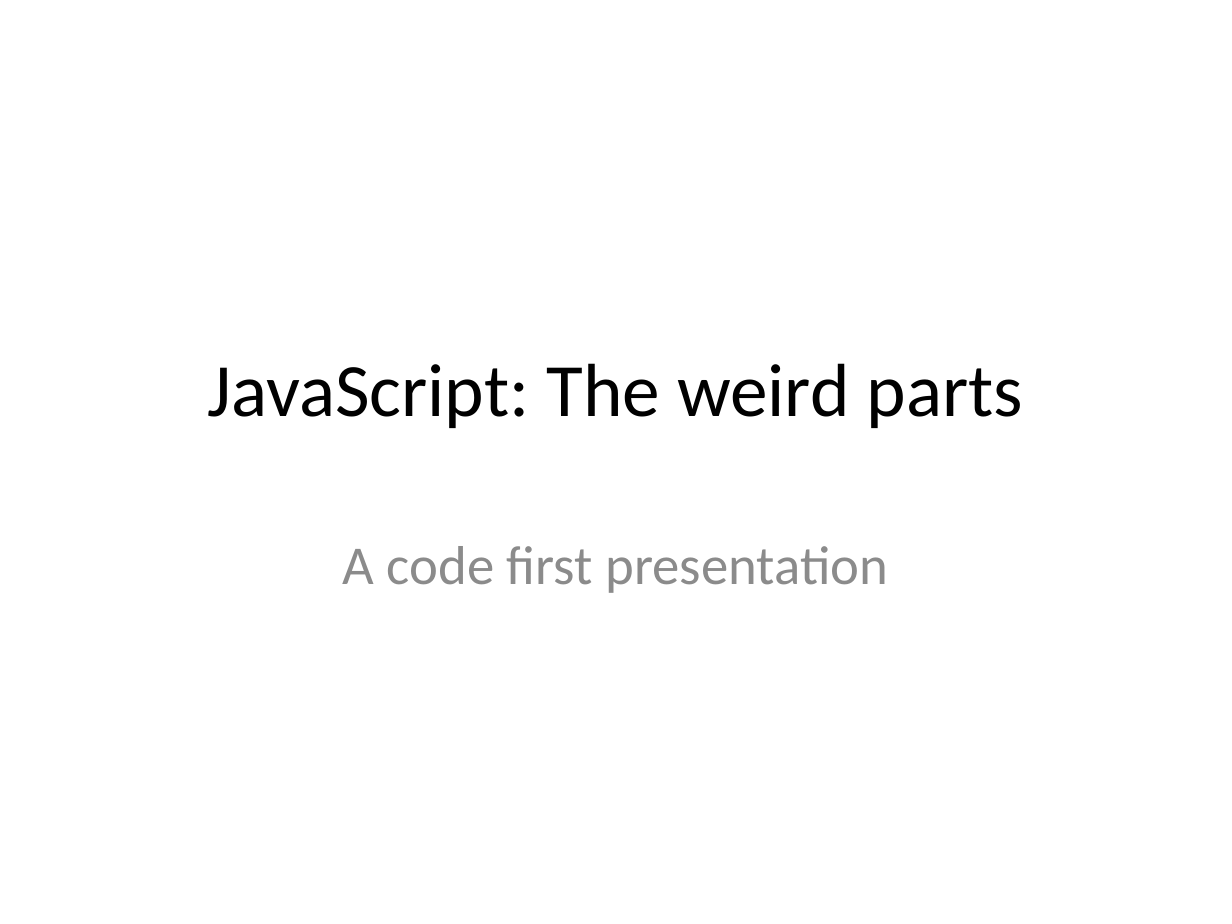
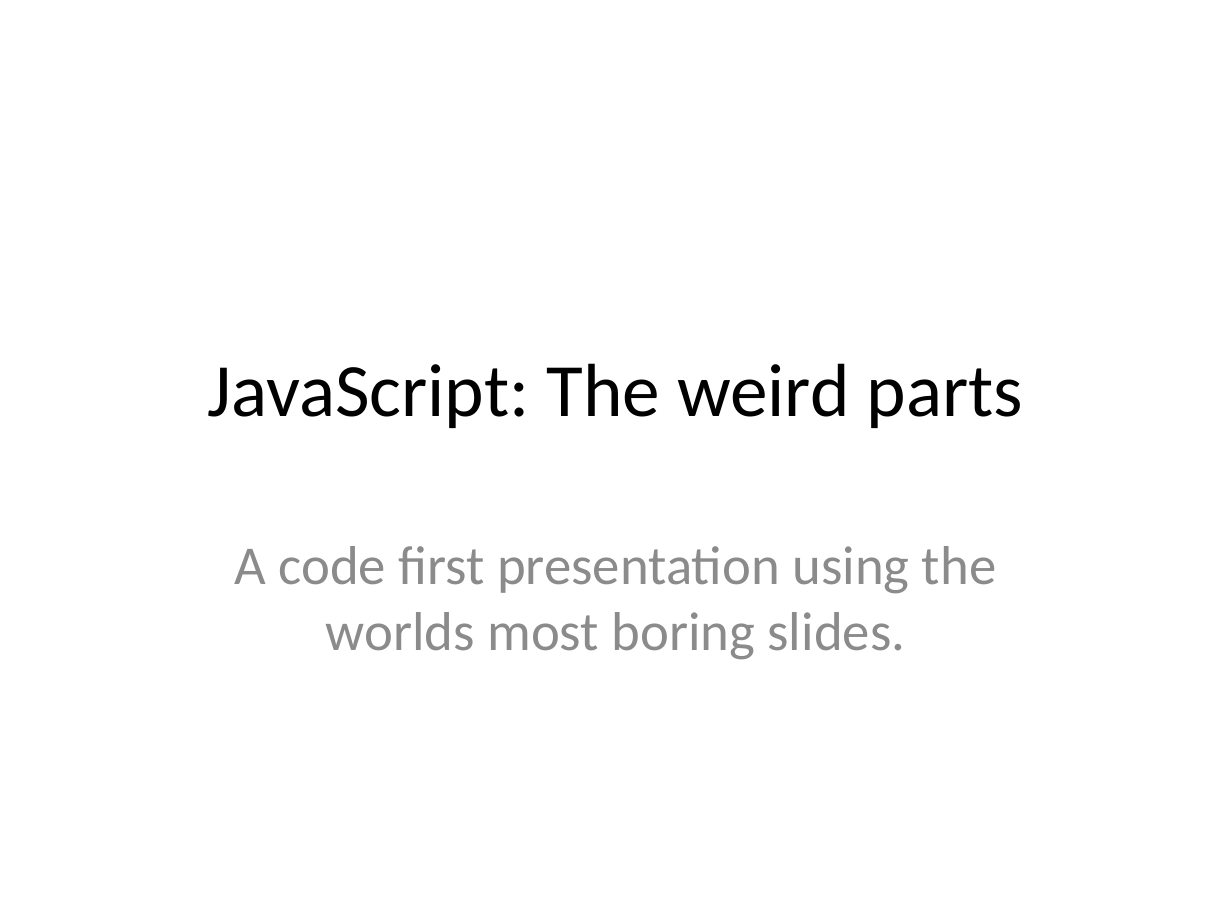
Before and after one commit to denhosi1/JavaScriptTheWeirdParts, a slide deck: slide 1 of JavaScriptTheWeirdParts.pptx. Drawn at 1232x924 pixels with LibreOffice and Linux fonts; fonts in the diff are those of the drawing. Boxes give left, top, right and bottom in pixels: in the first picture for what was removed or moved away, otherwise in the second. Text is boxed around its words. In the diff, an @@ line names an element or a change of style, - is before the commit and + after.

```diff
--- a/JavaScriptTheWeirdParts.pptx
+++ b/JavaScriptTheWeirdParts.pptx
@@ subtitle at [235, 546, 996, 660]: text changed @@
-A code first presentation
+A code first presentation using the worlds most boring slides.
```
Also in this commit, not shown: 10 other slides changed, 1 other file.
